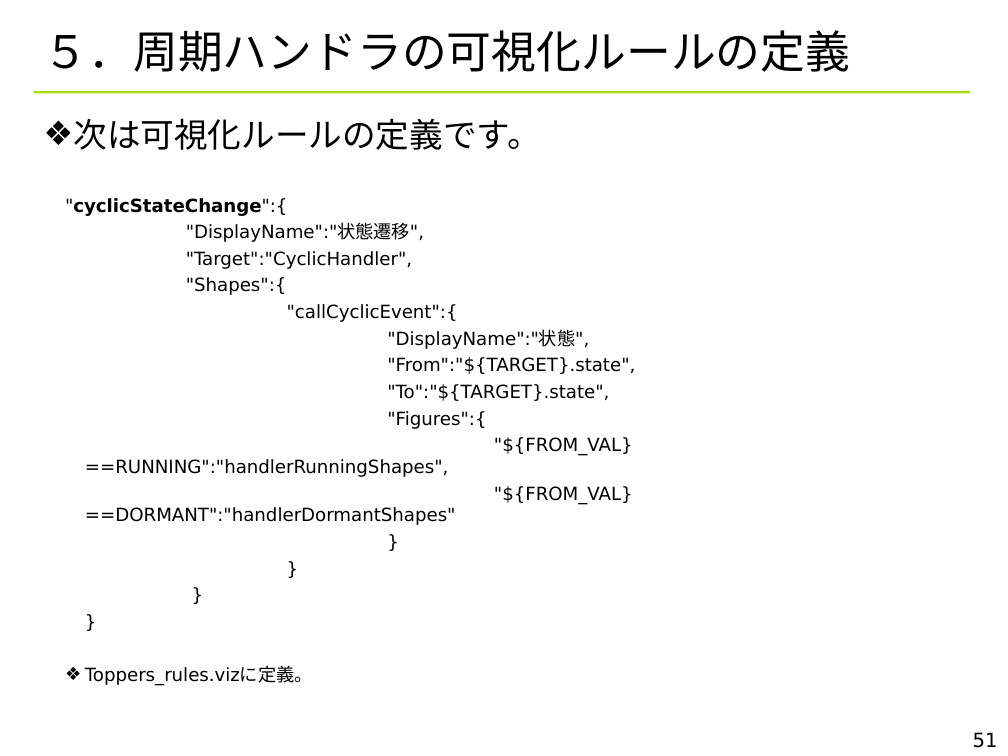
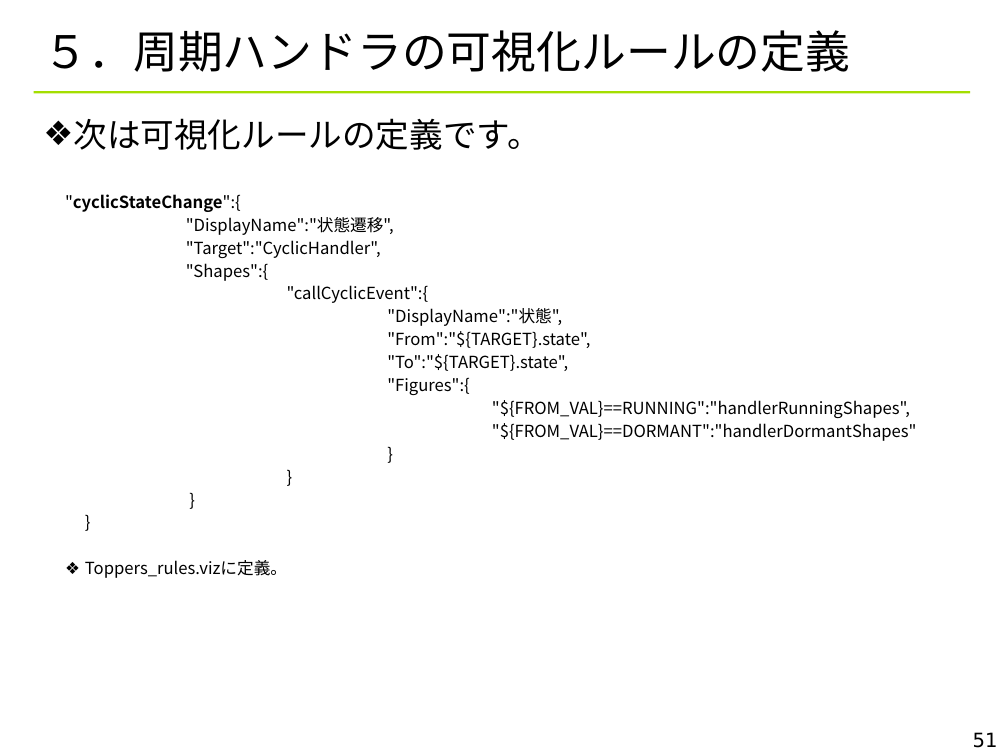
Before and after one commit to YixiaoLi/tlv4mc, a slide deck: slide 51 of doc/TLV_visualize_rules.ppt. Drawn at 1008x756 pixels with LibreOffice and Linux fonts; fonts in the diff are those of the drawing; background and template pictures are left out. Boxes give left, top, right and bottom in pixels: in the first picture for what was removed or moved away, otherwise in the second. Text is boxed around its words. In the diff, an @@ line names an element or a change of style, - is before the commit and + after.

```diff
--- a/doc/TLV_visualize_rules.ppt
+++ b/doc/TLV_visualize_rules.ppt
@@ text ""cyclicStateChange":{" at <box>65,194,917,578</box>: size 12.9 to 11.9 pt, font DejaVu Sans to Noto Sans CJK JP; line spacing 1 to 0.9 @@
```
Also in this commit, not shown: 28 other slides changed, 10 other files.
